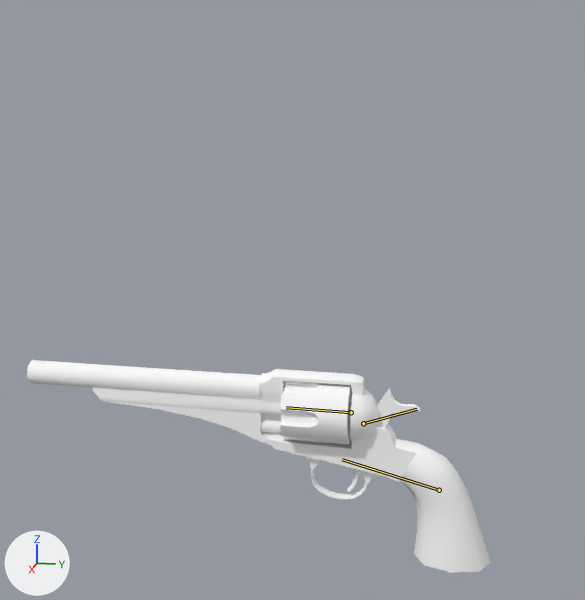
A saved change to the Blender file 3D Assets/All Weapons/Player Weapons/WEP_RepeaterRevolver_001/WEP_ANI_RepeaterRevolver_001/WEP_Revolver_Repeater_Animations_Shoot_001.blend.
One viewpoint serves both versions: a camera (50 mm lens) standing at (0.778, 0.002, 0.388) and looking at (-0.007, -0.155, 0.192). Lighting does not change. The marker at lower left points along +X, +Y and +Z. Both versions are drawn at frame 4 of the action 'WEP_Revolver_Repeater_Standard_Shoot_001'; the numbers are the values there. The bones that bend it are drawn over the model as lines.

The first picture shows 'Revolver'.
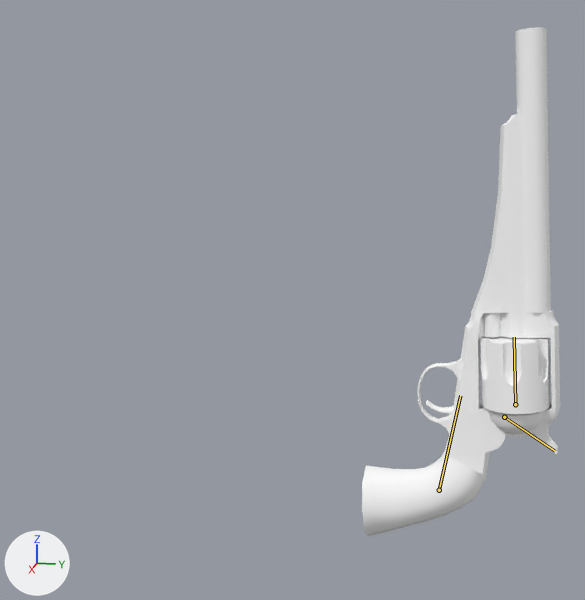
Boxes (x1, y1, x2, y2) around the edits, measured in the pictures (585 x 600 px):
'Revolver', posed (57% narrower, 138% taller)
    before: (27, 360, 490, 573)
    after: (362, 27, 560, 536)
bone 'Gun', root to tip
    before: (439, 490) to (342, 459)
    after: (439, 490) to (460, 395)
bone 'Hammer', root to tip
    before: (363, 423) to (417, 409)
    after: (504, 417) to (555, 451)
bone 'Cilinder', root to tip
    before: (351, 412) to (286, 407)
    after: (515, 404) to (514, 337)

What the commit changed:
Bone 'Gun' (bone_gun) turns from (0, 0, 0) to (-85, 3, 7) degrees about its own x, y and z.
Bone 'Hammer' (bone_hammer) turns from (-35, 0, 0) to (0, 0, 0) degrees about its own x, y and z.
Bone 'Cilinder' (bone_cilinder) turns from (0, 33, 0) to (0, 28, 0) degrees about its own x, y and z.
